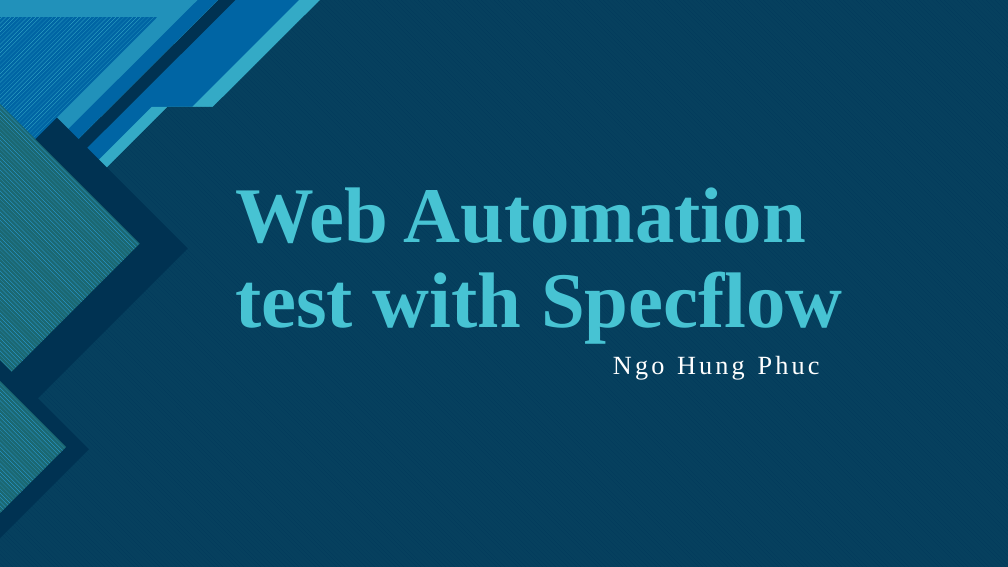
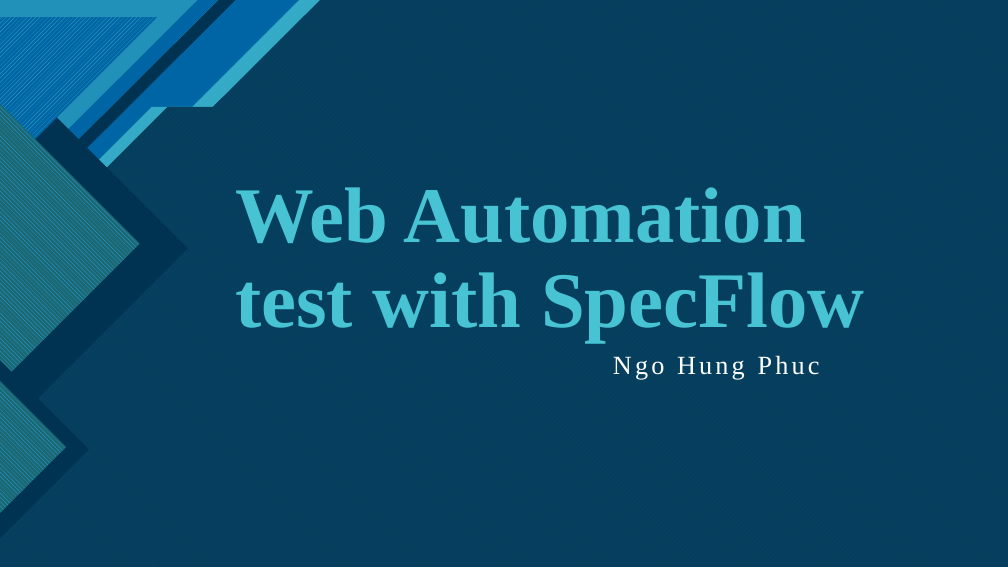
Before and after one commit to ngohungphuc/Presentation, a slide deck: slide 1 of Selenium/Specflow/Web Automation Test with Specflow.pptx. Drawn at 1008x567 pixels with LibreOffice and Linux fonts; fonts in the diff are those of the drawing. Boxes give left, top, right and bottom in pixels: in the first picture for what was removed or moved away, otherwise in the second. Text is boxed around its words. In the diff, an @@ line names an element or a change of style, - is before the commit and + after.

```diff
--- a/Selenium/Specflow/Web Automation Test with Specflow.pptx
+++ b/Selenium/Specflow/Web Automation Test with Specflow.pptx
@@ title at <box>235,187,864,342</box>: text changed @@
-Web Automation test with Specflow
+Web Automation test with SpecFlow
```
Also in this commit, not shown: 12 other slides changed, 2 slides added, 3 slides removed.
